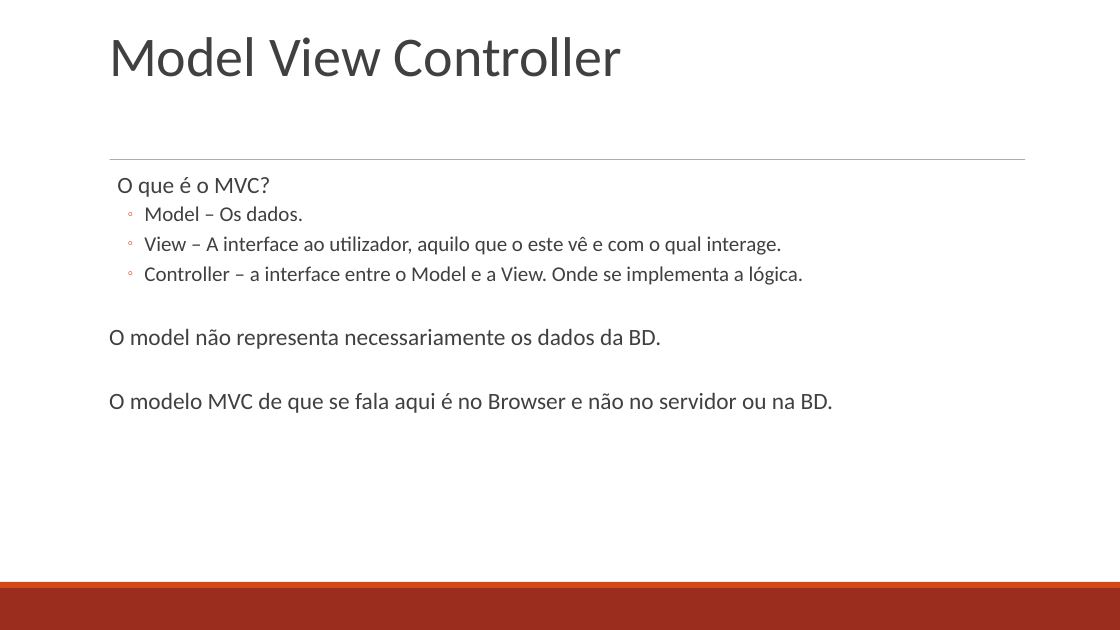
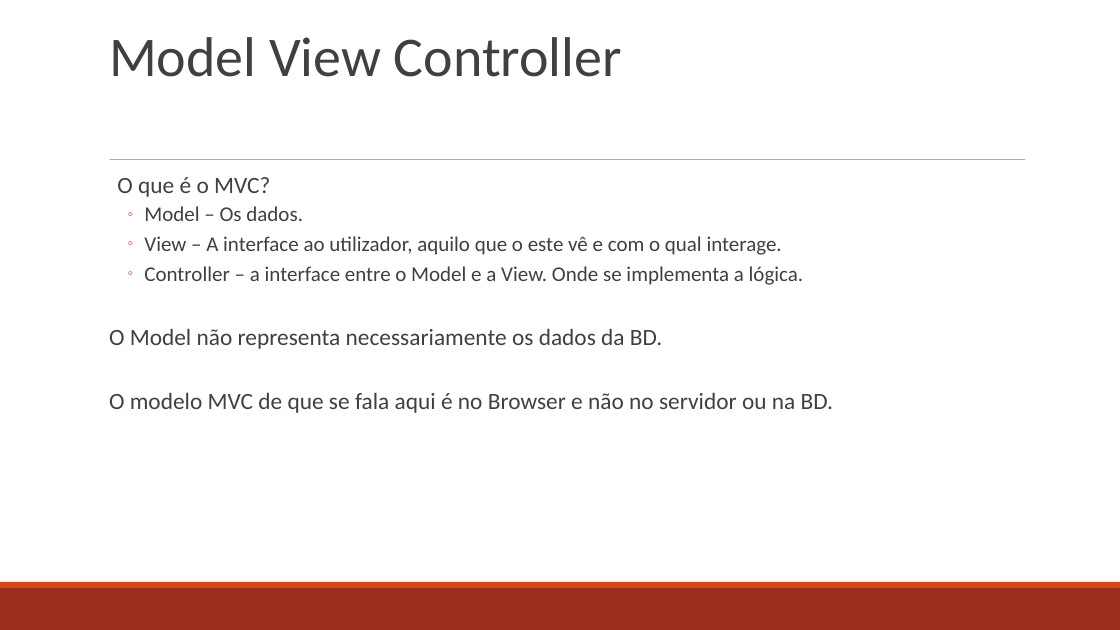
Before and after one commit to jvverde/demo-angular, a slide deck: slide 5 of docs/AngularJS.odp. Drawn at 1120x630 pixels with LibreOffice and Linux fonts; fonts in the diff are those of the drawing. Boxes give left, top, right and bottom in pixels: in the first picture for what was removed or moved away, otherwise in the second. Text is boxed around its words. In the diff, an @@ line names an element or a change of style, - is before the commit and + after.

```diff
--- a/docs/AngularJS.odp
+++ b/docs/AngularJS.odp
@@ text at box(109, 329, 662, 349): text changed @@
-O model não representa necessariamente os dados da BD.
+O Model não representa necessariamente os dados da BD.
```
Also in this commit, not shown: 4 other slides changed, 6 slides added, 1 other file.
